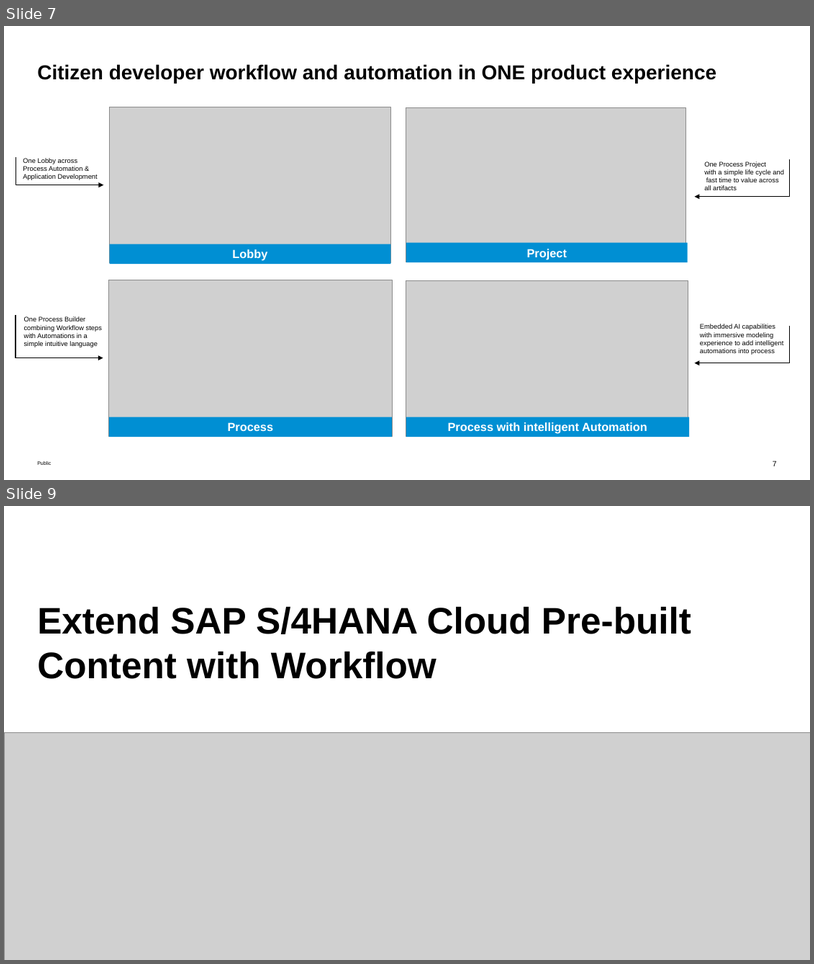
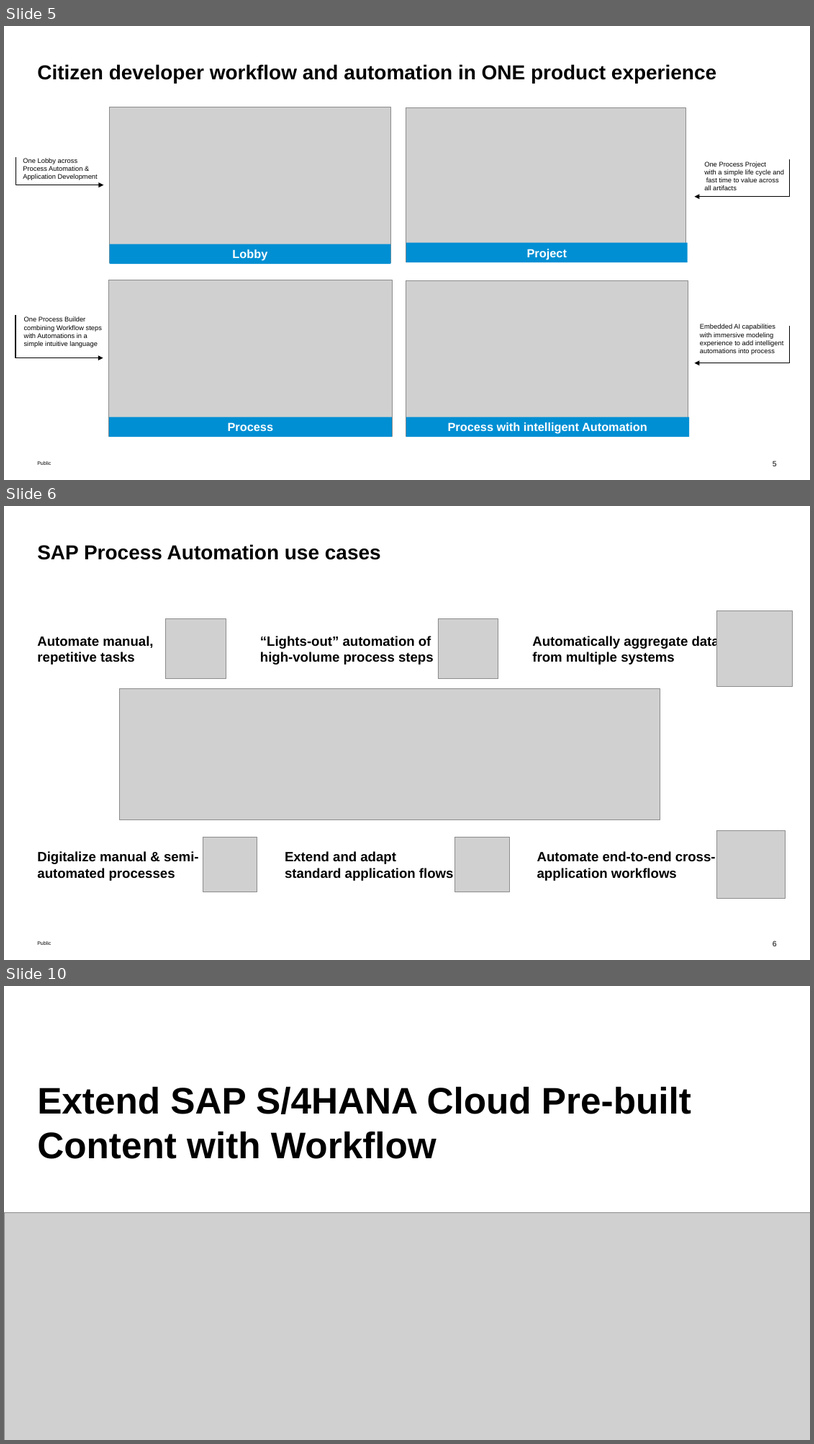
Before and after one commit to SAP-samples/teched2022-DT262, a slide deck: exercises/DT262-Execute Bots Rapidly in SAP S4HANA Cloud with SAP Build Process Automation.pptx. Shown one above the other, each under a label of ours: slides 7 and 9 before the commit, slides 5, 6 and 10 after it; the slides between them are not shown. The pictures are 814x964 and 814x1444 pixels, drawn with LibreOffice and Linux fonts; fonts in the diff are those of the drawing; grey boxes stand for pictures. Boxes give left, top, right and bottom in pixels: in the first picture for what was removed or moved away, otherwise in the second. Text is boxed around its words. In the diff, an @@ line names an element or a change of style, - is before the commit and + after.

```diff
--- a/exercises/DT262-Execute Bots Rapidly in SAP S4HANA Cloud with SAP Build Process Automation.pptx
+++ b/exercises/DT262-Execute Bots Rapidly in SAP S4HANA Cloud with SAP Build Process Automation.pptx
@@ slide 6 added at (4, 506, 810, 960), background #FFFFFF; not listed: 2 template elements that a slide beside it also shows @@
@@ title added at (37, 544, 381, 560), 24 pt, text #000000, bold @@
+SAP Process Automation use cases
@@ picture added at (717, 610, 792, 686) @@
@@ picture added at (165, 618, 226, 679) @@
@@ picture added at (438, 618, 499, 679) @@
@@ text added at (532, 635, 720, 664), 16 pt, text #000000, bold @@
+Automatically aggregate data from multiple systems
@@ text added at (37, 636, 153, 664), 16 pt, text #000000, bold @@
+Automate manual, repetitive tasks
@@ text added at (260, 636, 434, 664), 16 pt, text #000000, bold @@
+“Lights-out” automation of high-volume process steps
@@ picture added at (120, 689, 661, 819) @@
@@ text added at (37, 851, 199, 880), 16 pt, text #000000, bold @@
+Digitalize manual & semi-automated processes
@@ picture added at (203, 836, 257, 891) @@
@@ text added at (285, 851, 454, 880), 16 pt, text #000000, bold @@
+Extend and adapt standard application flows
@@ picture added at (455, 836, 509, 891) @@
@@ text added at (538, 851, 716, 880), 16 pt, text #000000, bold @@
+Automate end-to-end cross-application workflows
@@ picture added at (717, 830, 785, 898) @@
@@ what was slide 7 is now slide 5 @@
@@ page number at (773, 460, 777, 466): text changed @@
-7
+5
@@ what was slide 9 is now slide 10 @@
```
Also in this commit, not shown: 4 slides changed, 2 other slides added, 2 slides removed.
